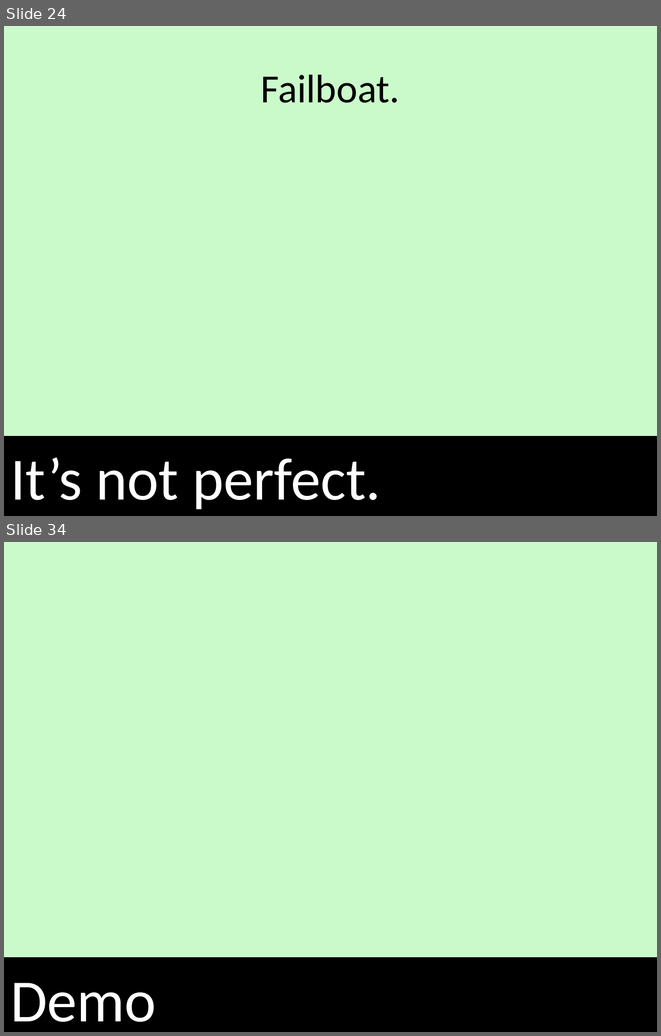
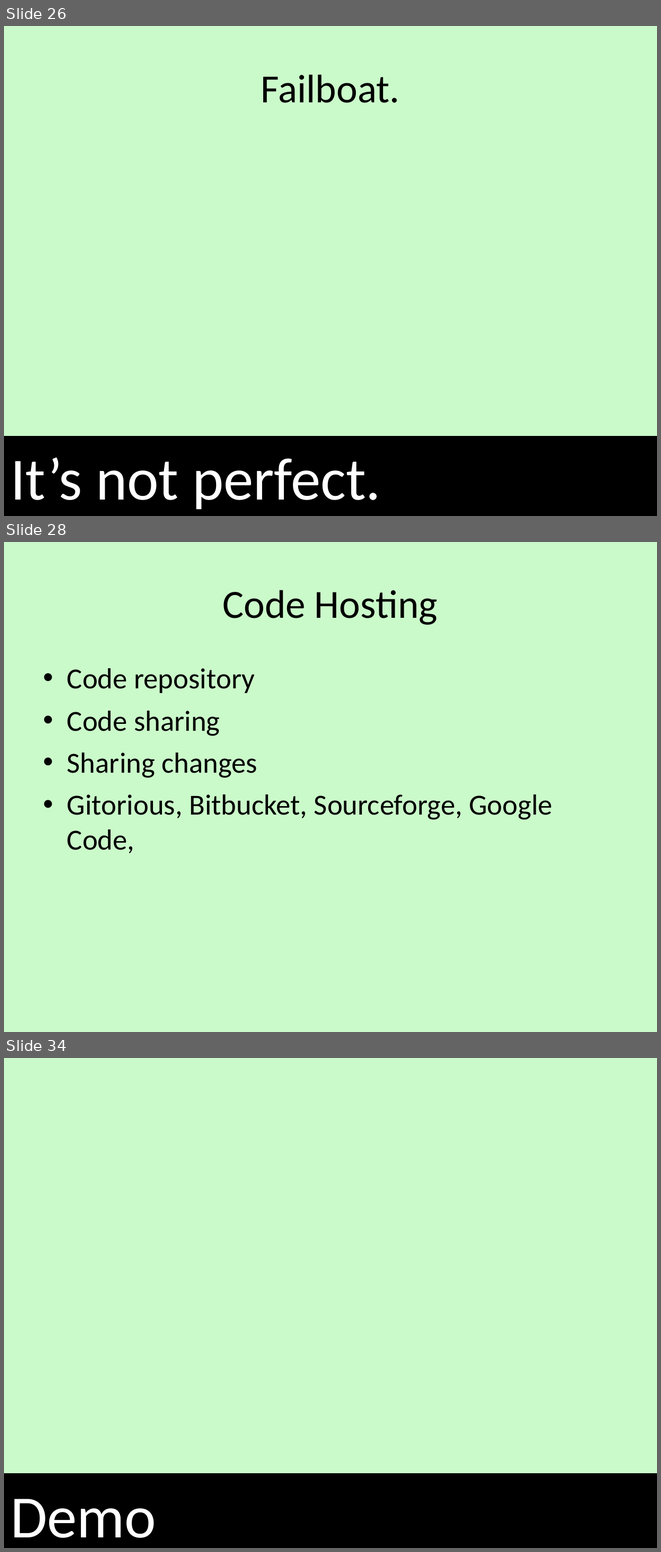
Before and after one commit to alecthegeek/gitWorkshop, a slide deck: gitWorkshop.odp. Shown one above the other, each under a label of ours: slides 24 and 34 before the commit, slides 26, 28 and 34 after it; the slides between them are not shown. The pictures are 661x1036 and 661x1552 pixels, drawn with LibreOffice and Linux fonts; fonts in the diff are those of the drawing; background and template pictures are left out. Boxes give left, top, right and bottom in pixels: in the first picture for what was removed or moved away, otherwise in the second. Text is boxed around its words. In the diff, an @@ line names an element or a change of style, - is before the commit and + after.

```diff
--- a/gitWorkshop.odp
+++ b/gitWorkshop.odp
@@ slide 28 added at box(4, 542, 657, 1032), background picture (left out) @@
@@ title added at box(222, 590, 438, 625), 44 pt, text #000000 @@
+Code Hosting
@@ text added at box(67, 668, 553, 853), 32 pt, text #000000 @@
+• Code repository
+• Code sharing
+• Sharing changes
+• Gitorious, Bitbucket, Sourceforge, Google Code,
@@ what was slide 24 is now slide 26 @@
```
Also in this commit, not shown: 9 slides changed, 4 other slides added, 5 slides removed, 5 other files.
